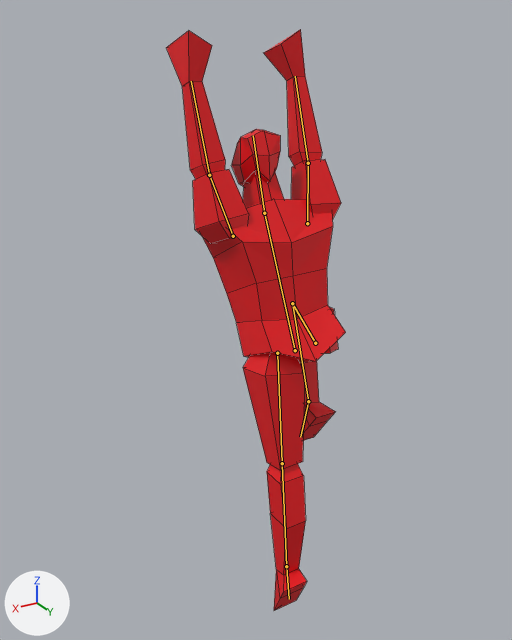
The Blender file Blender/behold_a_man/behold_a_man.blend, before and after one commit.
One viewpoint serves both versions: a camera (50 mm lens) standing at (1.44, 2.08, 2.31) and looking at (0.07, -0.21, 1.17). Lighting does not change. The marker at lower left points along +X, +Y and +Z. Both versions are drawn at frame 15 of the action 'jump'; the numbers are the values there. The bones that bend it are drawn over the model as lines. Mesh edges are drawn as thin lines.
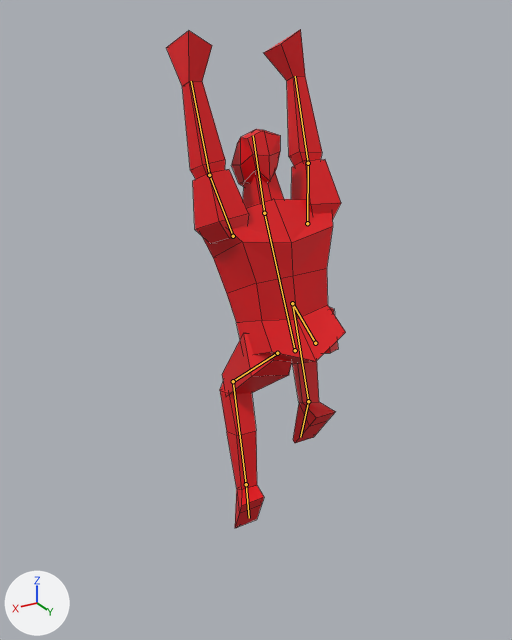
Changed parts and their boxes [x1, y1, x2, y2] in the pictures (512 x 640 px):
'Cube', posed (14% shorter)
    before: [166, 29, 346, 611]
    after: [166, 29, 346, 528]

The edits, one by one:
Bone 'iklegtarget.l' (bone_iklegtarget_l) moves from (0.011, 0.11, -0.12) to (-0.005, -0.222, -0.326).
